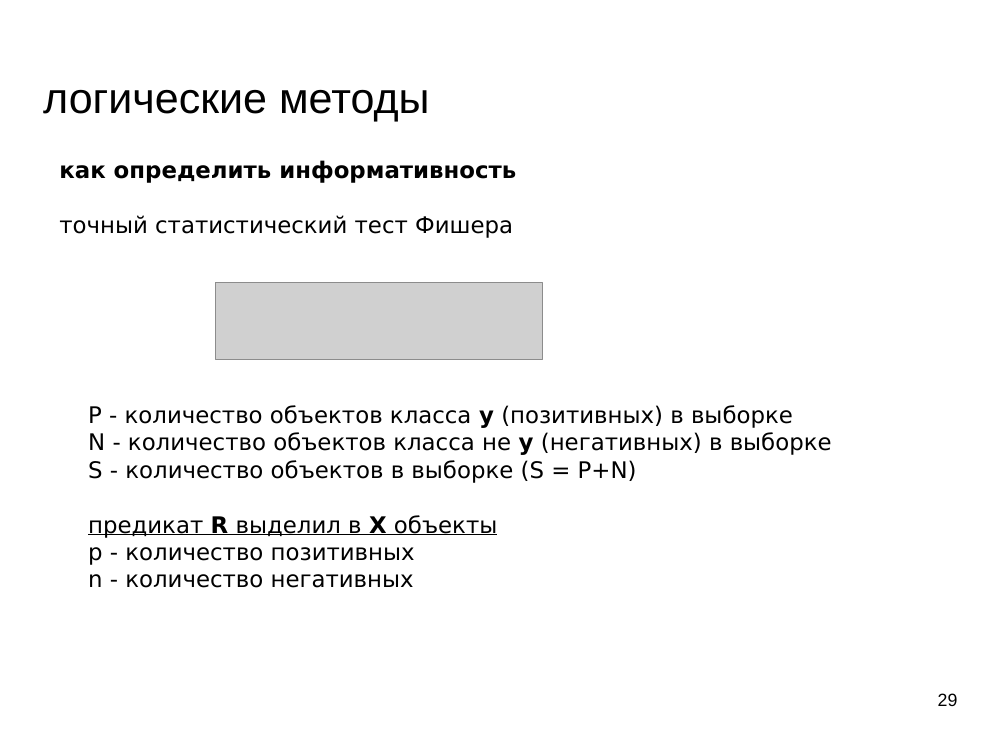
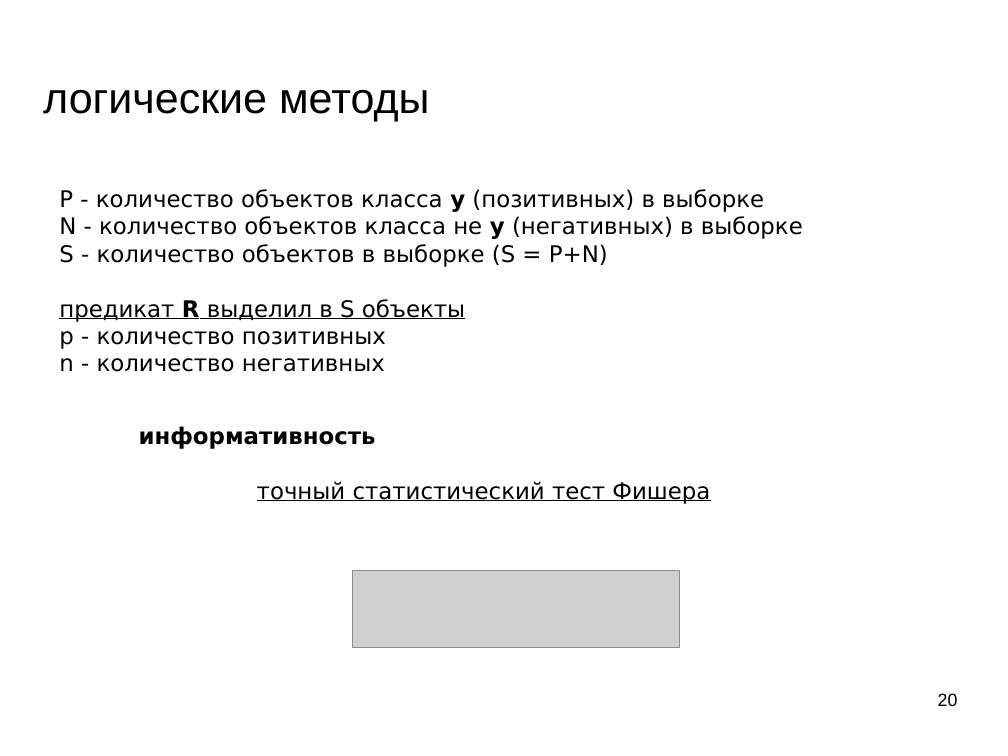
Before and after one commit to mechanoid5/ml_lectorium_legacy, a slide deck: slide 20 of 06-logical.odp (slide 29 before the commit). Drawn at 1008x756 pixels with LibreOffice and Linux fonts; fonts in the diff are those of the drawing; grey boxes stand for pictures; background and template pictures are left out. Boxes give left, top, right and bottom in pixels: in the first picture for what was removed or moved away, otherwise in the second. Text is boxed around its words. In the diff, an @@ line names an element or a change of style, - is before the commit and + after.

```diff
--- a/06-logical.odp
+++ b/06-logical.odp
@@ text "P - количество объектов класса ...": place and size @@
-text "P - количество объектов класса ..." at [88,405,832,588]
+text "P - количество объектов класса ..." at [59,189,803,372]
@@ text at [59,299,465,322]: text changed @@
-предикат R выделил в X объекты
+предикат R выделил в S объекты
@@ text "информативность": place and size @@
-text "информативность" at [59,160,516,238]
+text "информативность" at [139,426,710,504]
@@ text at [139,426,376,449]: text changed @@
-как определить информативность
+информативность
@@ text at [257,481,710,504]: underline on in "точный статистический тест Фишера"; alignment left to right @@
@@ picture: place and size @@
-picture at [216,283,542,359]
+picture at [353,571,680,648]
@@ page number at [938,693,958,706]: text changed @@
-29
+20
```
Also in this commit, not shown: 19 other slides changed, 1 slide added, 12 slides removed, 1 other file.
